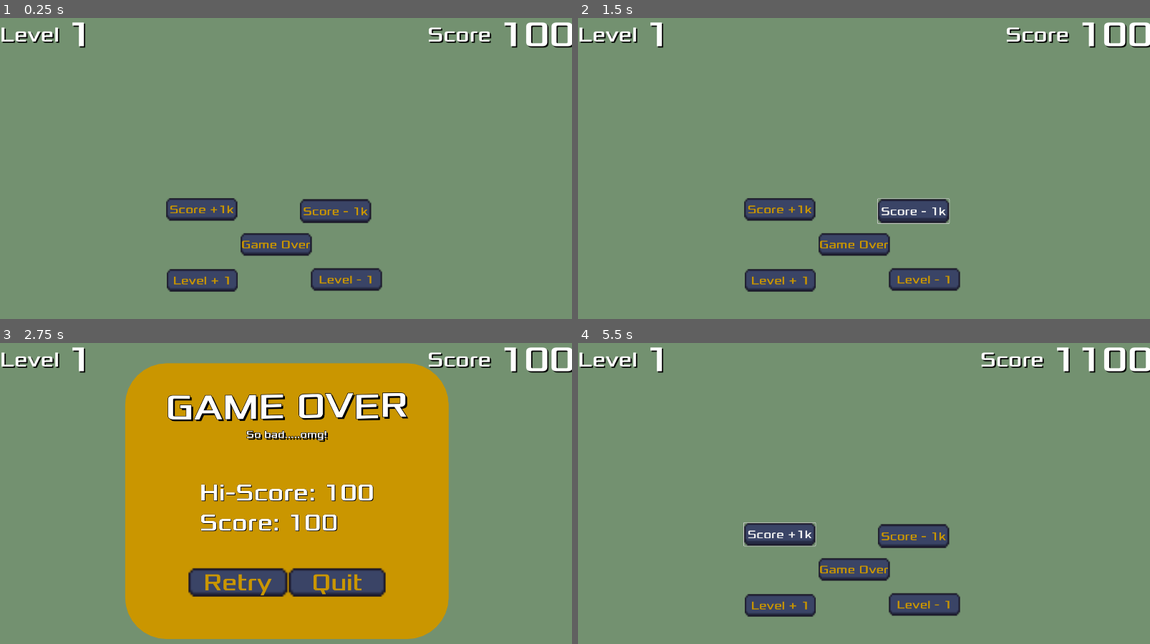
Above: before the commit, frames 1-4 (two rows, left to right).
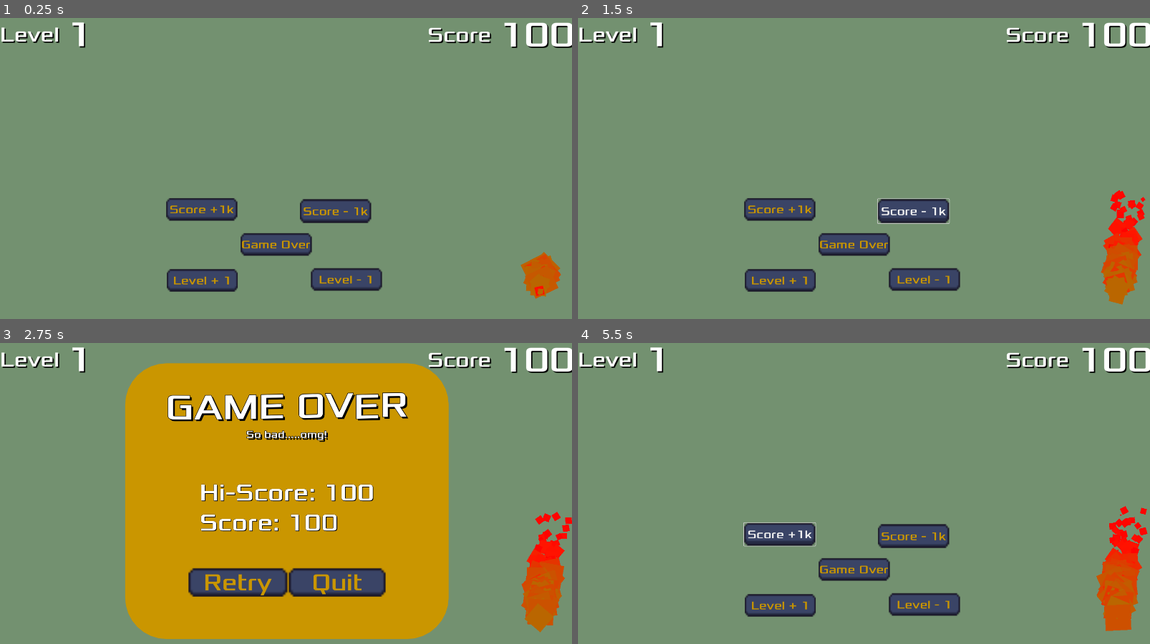
Above: after the commit, the same moments.

Repository: Gchahm/StickGame
Game: Godot game, scene res://Scene/main_score.tscn
The game is run twice, just before and just after one commit, with the same random seed, the same clock (stepped at 60 frames per second) and the same inputs. This scene is started directly instead of the project's main scene.
Inputs:
- Up to frame 1 (0.25 s): no input
- Up to frame 2 (1.5 s): click "Score +1k" at 0.5 s; click "Score - 1k" at 1.25 s
- Up to frame 3 (2.75 s): click "Game Over" at 2 s
- Up to frame 4 (5.5 s): click "Retry" at 2.75 s; click "Level + 1" at 3.5 s; click "Level - 1" at 4.25 s; click "Score +1k" at 5 s

The runs differ from the first frame. In frame 1, 1.0% of the frame differs, in the area x 74-100%, y 1-94%; in frame 2, 2.0%; in frame 3, 2.1%; in frame 4, 2.7%, in the area x 70-100%, y 1-96%.
Error after the commit: Invalid access to property or key 'process_material' on a base object of type 'null instance'. (res://Scripts/main_score.gd:19)

Commit message:
Fire and GameOver screen

Diff:
--- /dev/null
+++ b/Scene/fire.tscn
@@ -0,0 +1,44 @@
+[gd_scene load_steps=7 format=3 uid="uid://dabilb2n1kutx"]
+
+[ext_resource type="Texture2D" uid="uid://dgusctumveqpi" path="res://Art/white_square.png" id="1_5j8fl"]
+
+[sub_resource type="Gradient" id="Gradient_5hw5n"]
+offsets = PackedFloat32Array(0.259777, 0.578212, 1)
+colors = PackedColorArray(0.731626, 0.40122, 3.85046e-07, 1, 1, 0.0899271, 0.00342633, 1, 1, 0, 0, 1)
+
+[sub_resource type="GradientTexture1D" id="GradientTexture1D_4ajt5"]
+gradient = SubResource("Gradient_5hw5n")
+
+[sub_resource type="Curve" id="Curve_n5j2k"]
+_data = [Vector2(0, 0), 0.0, 0.0, 0, 0, Vector2(0.34131, 0.574113), 0.0, 0.0, 0, 0, Vector2(0.585642, 0.298539), 0.0, 0.0, 0, 0, Vector2(0.746851, 0.131524), 0.0, 0.0, 0, 0, Vector2(0.915617, 0.156576), 0.0, 0.0, 0, 0, Vector2(0.99999, 0.0563674), 0.0, 0.0, 0, 0, Vector2(1, 0), 0.0, 0.0, 0, 0]
+point_count = 7
+
+[sub_resource type="CurveTexture" id="CurveTexture_u1y73"]
+width = 2048
+curve = SubResource("Curve_n5j2k")
+
+[sub_resource type="ParticleProcessMaterial" id="ParticleProcessMaterial_ltgxe"]
+lifetime_randomness = 1.0
+particle_flag_disable_z = true
+direction = Vector3(0, -1, 0)
+spread = 10.0
+gravity = Vector3(0, 0, 0)
+initial_velocity_min = 400.0
+initial_velocity_max = 400.0
+orbit_velocity_min = 0.0
+orbit_velocity_max = 0.0
+tangential_accel_min = 100.0
+tangential_accel_max = 150.0
+angle_max = 360.0
+scale_min = 0.5
+scale_max = 0.5
+scale_curve = SubResource("CurveTexture_u1y73")
+color_ramp = SubResource("GradientTexture1D_4ajt5")
+
+[node name="Fire" type="Node2D"]
+
+[node name="GPUParticles2D" type="GPUParticles2D" parent="."]
+position = Vector2(934, 830)
+amount = 250
+process_material = SubResource("ParticleProcessMaterial_ltgxe")
+texture = ExtResource("1_5j8fl")
--- a/Scene/main_score.tscn
+++ b/Scene/main_score.tscn
@@ -1,9 +1,10 @@
-[gd_scene load_steps=6 format=3 uid="uid://ddxk81oxvet8c"]
+[gd_scene load_steps=7 format=3 uid="uid://ddxk81oxvet8c"]
 
 [ext_resource type="Script" path="res://Scripts/main_score.gd" id="1_57e5y"]
 [ext_resource type="Theme" uid="uid://bqko71y06oli4" path="res://Art/Themes/FontTheme.tres" id="1_evc7w"]
 [ext_resource type="FontFile" uid="uid://bhpv1c7hykjgo" path="res://Art/fonts/Xolonium-Regular.ttf" id="1_ss8gt"]
 [ext_resource type="Theme" uid="uid://cgs71wm4c5bna" path="res://Art/Themes/ButtonTheme.tres" id="3_bicri"]
+[ext_resource type="PackedScene" uid="uid://dabilb2n1kutx" path="res://Scene/fire.tscn" id="4_l5h0d"]
 [ext_resource type="PackedScene" uid="uid://cwn64tc4y7o7y" path="res://Scene/game_over_screen.tscn" id="5_0uvyv"]
 
 [node name="Main_Score" type="Node2D"]
@@ -19,10 +20,13 @@
 anchors_preset = 1
 anchor_left = 1.0
 anchor_right = 1.0
-offset_left = -276.0
-offset_bottom = 76.0
+offset_left = -494.0
+offset_bottom = 148.0
 grow_horizontal = 0
 size_flags_horizontal = 0
+
+[node name="Fire" parent="ColorRect/MarginContainer" instance=ExtResource("4_l5h0d")]
+position = Vector2(-558, 128)
 
 [node name="HBoxContainer" type="HBoxContainer" parent="ColorRect/MarginContainer"]
 layout_mode = 2
@@ -124,6 +128,7 @@
 text = "Level - 1"
 
 [node name="GameOverScreen" parent="." instance=ExtResource("5_0uvyv")]
+visible = false
 offset_left = 963.0
 offset_top = 549.0
 offset_right = 963.0
--- a/Scripts/main_score.gd
+++ b/Scripts/main_score.gd
@@ -16,11 +16,13 @@
 
 func _on_plus_score_pressed():
 	score += 1000
+	$Fire/GPUParticles2D.process_material.initial_velocity_min += 50
 	$ColorRect/MarginContainer/HBoxContainer/Score_Value.text = str(score)
 
 
 func _on_minus_score_pressed():
 	score -= 1000
+	$Fire/GPUParticles2D.process_material.initial_velocity_min -= 50
 	$ColorRect/MarginContainer/HBoxContainer/Score_Value.text = str(score)
 
 
@@ -40,5 +42,6 @@
 	if score > highscore:
 		highscore = score
 	$GameOverScreen.display_scores(score, highscore)
+
 	save_game()
 	$GameOverScreen.visible = true
Binary file added: Art/white_square.png
Not shown, added: Art/white_square.png.import
